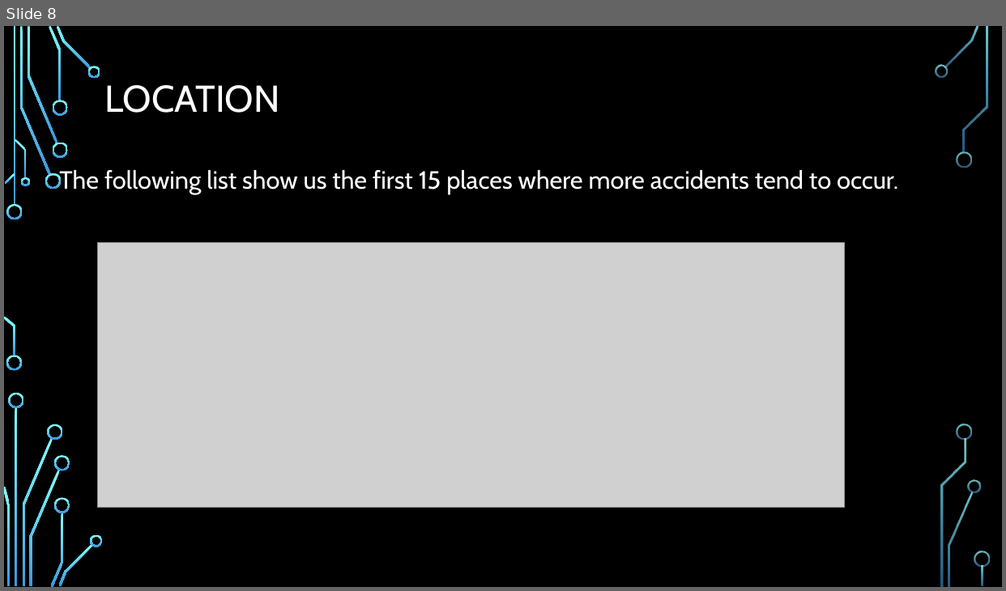
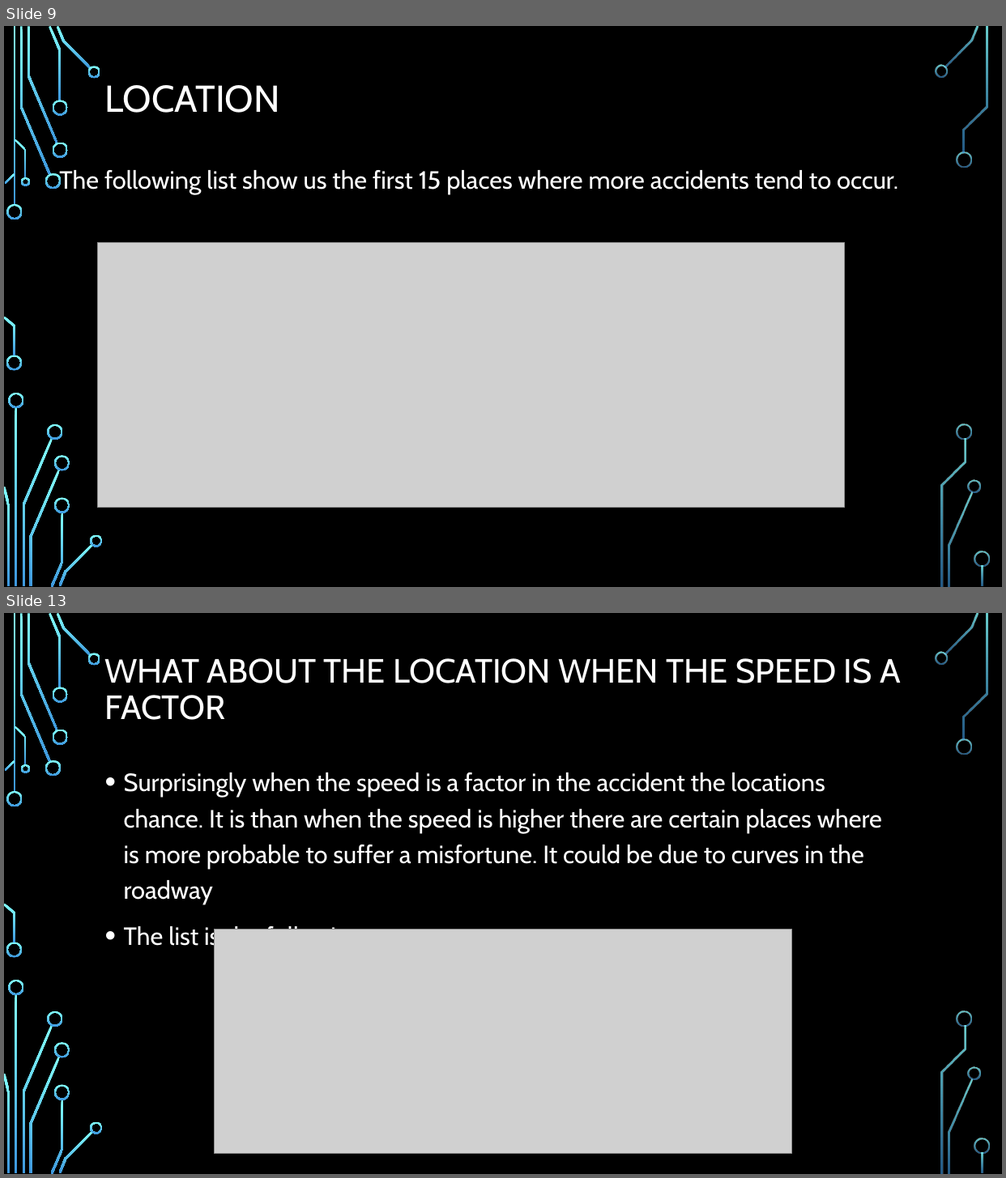
Before and after one commit to KarlaVega1201/Coursera_Capstone, a slide deck: Predict the severity of car accident.pptx. Shown one above the other, each under a label of ours: slide 8 before the commit, slides 9 and 13 after it; the slides between them are not shown. The pictures are 1006x591 and 1006x1178 pixels, drawn with LibreOffice and Linux fonts; fonts in the diff are those of the drawing; grey boxes stand for pictures; background and template pictures are left out. Boxes give left, top, right and bottom in pixels: in the first picture for what was removed or moved away, otherwise in the second. Text is boxed around its words. In the diff, an @@ line names an element or a change of style, - is before the commit and + after.

```diff
--- a/Predict the severity of car accident.pptx
+++ b/Predict the severity of car accident.pptx
@@ slide 13 added at [4, 613, 1002, 1174], background picture (left out); not listed: 36 template elements that a slide beside it also shows @@
@@ title added at [105, 658, 901, 720], 32.4 pt, text #FFFFFF @@
+WHAT ABOUT THE LOCATION WHEN THE SPEED IS A FACTOR
@@ text added at [124, 773, 882, 951], 24 pt, text #FFFFFF @@
+• Surprisingly when the speed is a factor in the accident the locations chance. It is than when the speed is higher there are certain places where is more probable to suffer a misfortune. It could be due to curves in the roadway
+• The list is the following
@@ picture added at [215, 930, 792, 1153] @@
@@ what was slide 8 is now slide 9 @@
```
Also in this commit, not shown: 1 slide changed, 5 other slides added.
